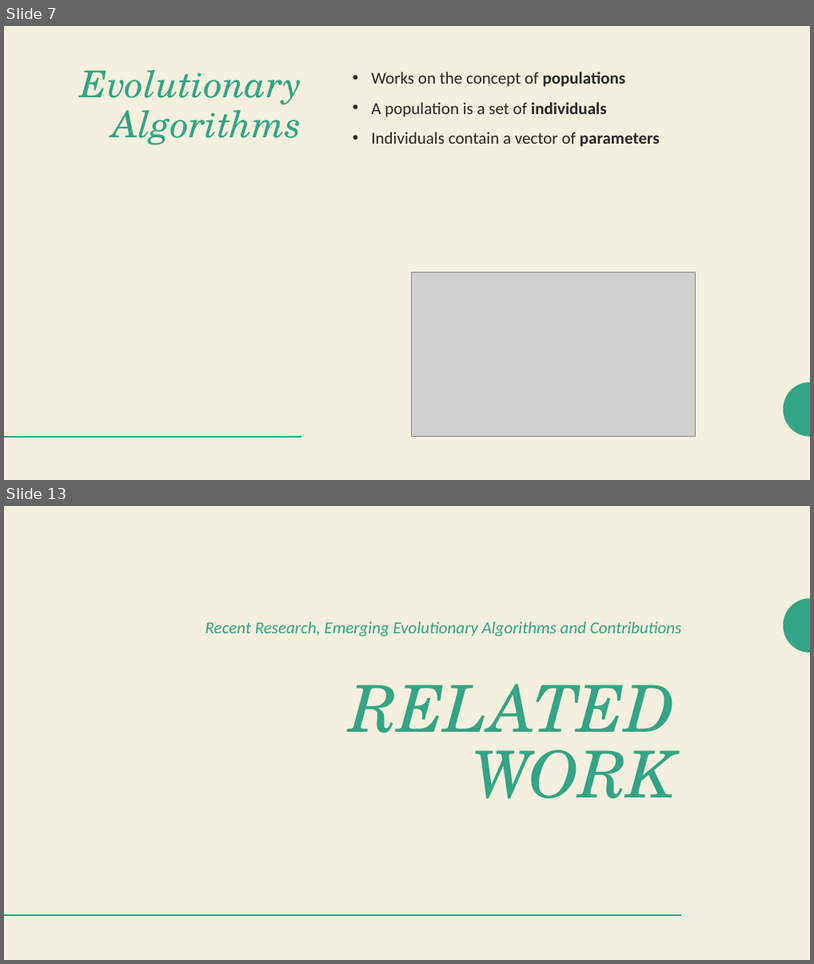
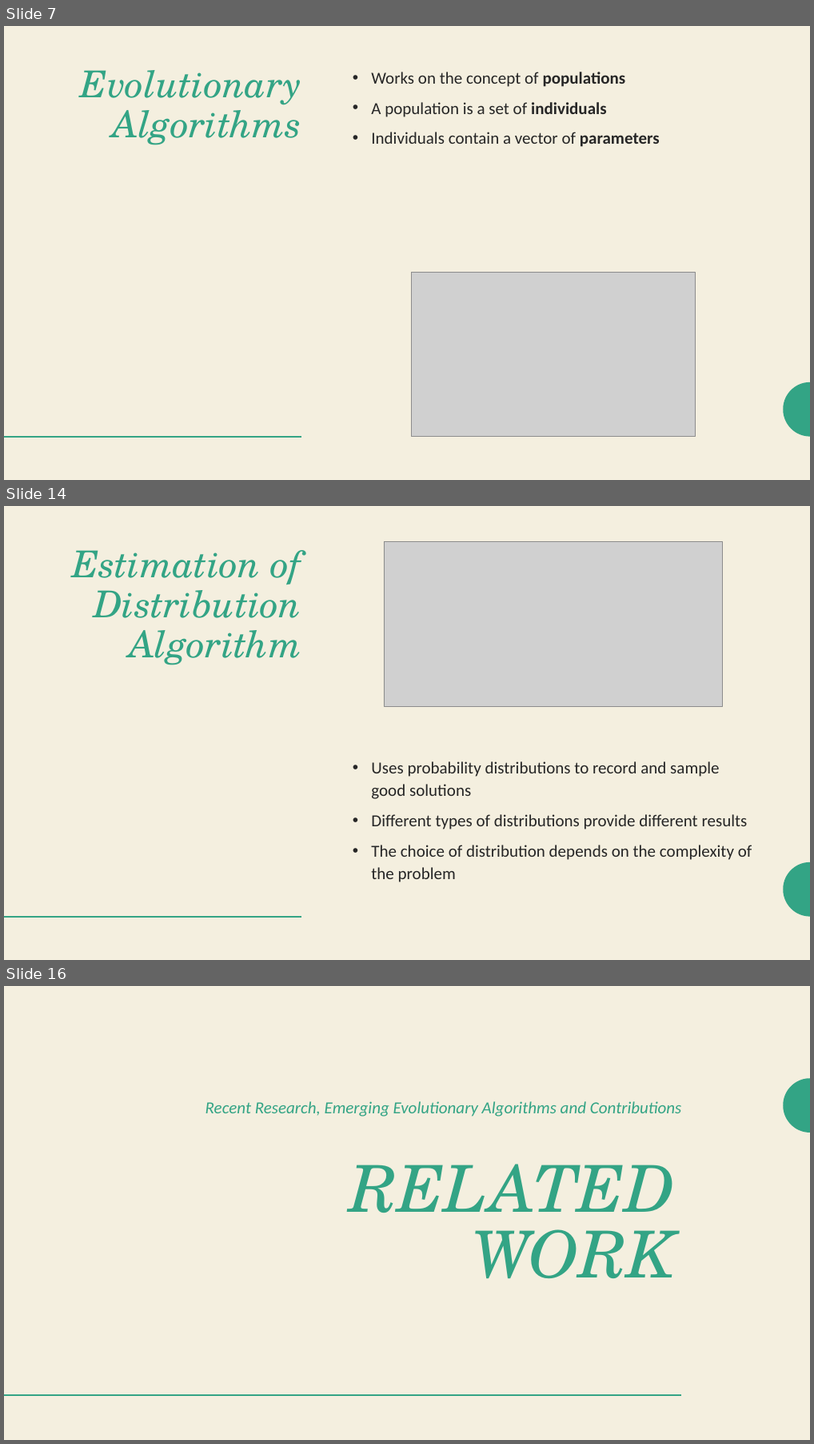
Before and after one commit to lesliedahlberg/Thesis-Evolutionary-Computation-And-Machine-Learning, a slide deck: Presentation/Status and Planning.pptx. Shown one above the other, each under a label of ours: slides 7 and 13 before the commit, slides 7, 14 and 16 after it; the slides between them are not shown. The pictures are 814x964 and 814x1444 pixels, drawn with LibreOffice and Linux fonts; fonts in the diff are those of the drawing; grey boxes stand for pictures. Boxes give left, top, right and bottom in pixels: in the first picture for what was removed or moved away, otherwise in the second. Text is boxed around its words. In the diff, an @@ line names an element or a change of style, - is before the commit and + after.

```diff
--- a/Presentation/Status and Planning.pptx
+++ b/Presentation/Status and Planning.pptx
@@ slide 14 added at [4,506,810,960], background #F4EFDF; not listed: 2 template elements that a slide beside it also shows @@
@@ title added at [72,550,302,665], 44 pt, text #33A485, italic @@
+Estimation of Distribution Algorithm
@@ picture added at [384,542,722,706] @@
@@ text added at [371,761,753,882], 20 pt, text #262626 @@
+• Uses probability distributions to record and sample good solutions
+• Different types of distributions provide different results
+• The choice of distribution depends on the complexity of the problem
@@ what was slide 13 is now slide 16 @@
```
Also in this commit, not shown: 11 slides changed, 2 other slides added, 18 other files.
